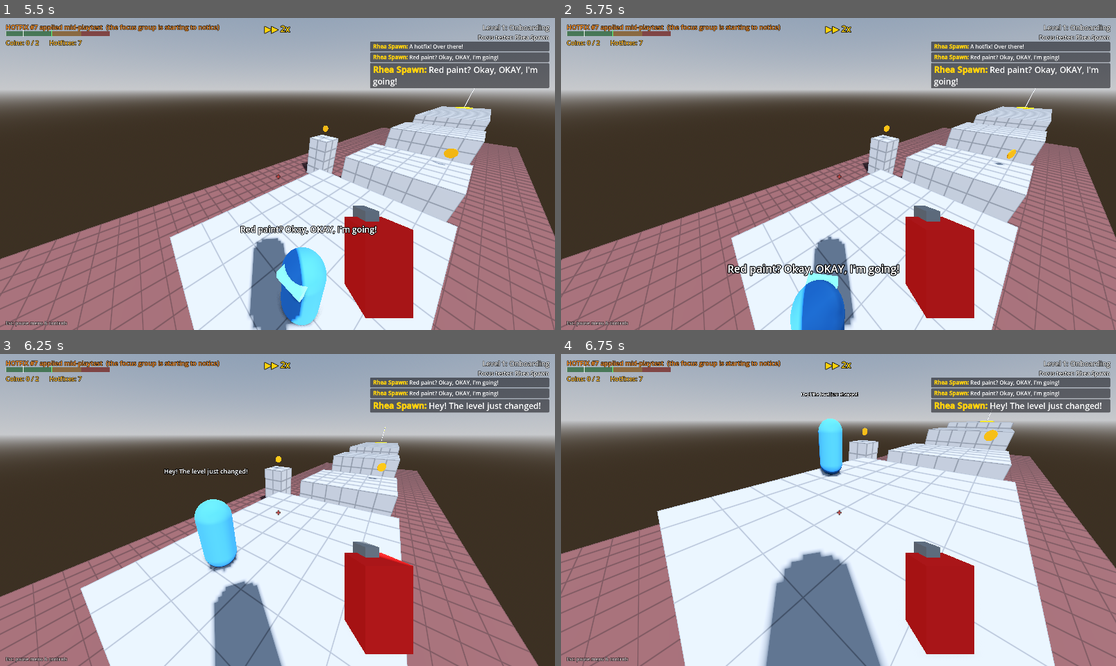
Above: before the commit, frames 1-4 (two rows, left to right).
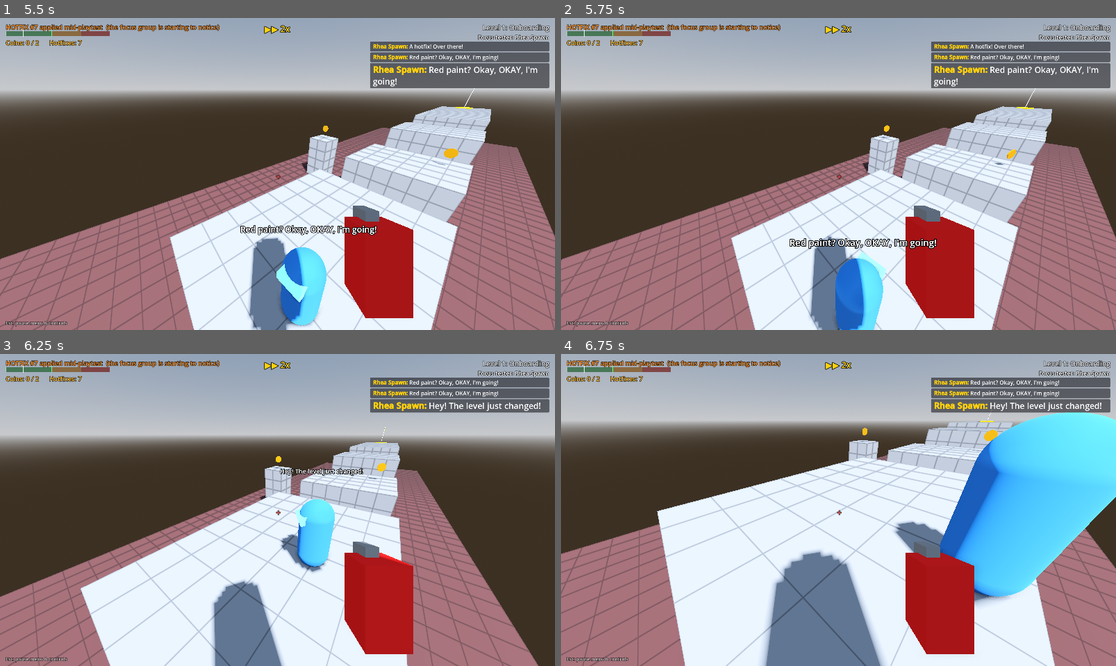
Above: after the commit, the same moments.

Repository: RSghr/yellow-paint
Game: Godot game, scene res://level_select.tscn
The game is run twice, just before and just after one commit, with the same random seed, the same clock (stepped at 60 frames per second) and the same inputs.
Inputs (mouse positions are in pixels of both pictures, inside the frame that each line leads up to):
- Up to frame 1 (5.5 s): click "Start" at 0.5 s; click "Start" at 1.25 s; click (22, 42) at 2.02 s; click "Accept & grab the paint" at 2.75 s; click "Start session" at 3.5 s; tap Enter (start_test) at 4.25 s; move the mouse to (305, 174) at 4.27 s; press the mouse at (305, 174) at 4.28 s; hold T (fast_forward) from 4.28 s (still down); tap Space (jump) at 4.52, 4.55, 4.82, 5.1, 5.27 s; move the mouse to (249, 174) at 5.02 s; release the mouse at (249, 174) at 5.03 s; click (249, 174) at 5.3 s
- Up to frame 2 (5.75 s): keep holding T (fast_forward); tap Space (jump) at 5.57 s
- Up to frame 3 (6.25 s): keep holding T (fast_forward); move the mouse to (288, 503) at 5.77 s; hold Backspace (clear_paint) from 5.78 s (still down); tap Space (jump) at 6.05 s
- Up to frame 4 (6.75 s): keep holding T (fast_forward); move the mouse to (832, 516) at 6.52 s; release Backspace (clear_paint) at 6.53 s; tap Z (lock_mouse) at 6.6 s

Frame 1 is identical in both runs. In frame 2, 3.9% of the frame differs, in the area x 29-68%, y 70-100%; in frame 3, 3.2%; in frame 4, 14%, in the area x 43-100%, y 12-81%.

Commit message:
Look-back now actually walks back to the last splat (breadcrumbs for the way)
The periodic look-back always fell through to a new wander: _wander checked _look_back after _decide(),
but _decide() leaves it on whether or not it found a way, so the walk back was replaced by a wander
every time. Now it checks for a path. And a splat reached only by wandering round corners had no
planned way back: the tester now drops breadcrumbs (every 2.5 m covered since the last new splat),
used as walk-only stepping stones during a look-back.

Maze, Lou with the user's paint: 3/6 -> 11/11 finishes, ~4 min -> ~3.7 min.

Co-Authored-By: Claude Opus 5.5 <noreply@anthropic.com>
Claude-Session: https://claude.ai/code/session_01W5jG8cMnz72ugdxaP4H6QQ

Diff:
--- a/runner.gd
+++ b/runner.gd
@@ -163,6 +163,7 @@
 var _last_jump_desperate := false
 var _too_far_said := {}  ## Spots it already complained were out of reach (cleared on reset).
 var _scan_looks: Array[Vector3] = []  ## Corridor openings still to check during this look-around.
+var _crumbs: Array[Vector3] = []  ## Where it has walked since the last NEW splat (every 2.5 m): its way back there.
 var _link_cache := {}  ## "a|b|jump" -> _link() result between two known spots (cleared when doors move, on reset).
 var _corner_cache := {}  ## "a|b" -> walk point around one corner (or INF): cleared when doors move or on reset.
 var _coin_attention := {}  ## coin instance id -> attention
@@ -264,6 +265,7 @@
 	_seen.clear()
 	_visited.clear()
 	_explored.clear()
+	_crumbs.clear()
 	_furthest = Vector3.INF
 	_retrace_to = Vector3.INF
 	_shaken = false
@@ -562,6 +564,7 @@
 		if _perceive_timer >= PERCEPTION_INTERVAL:
 			if is_on_floor() and state not in [State.WAITING, State.JUMPING]:
 				_mark_spots_underfoot()
+				_drop_crumb()
 			_perceive(_perceive_timer)
 			_perceive_timer = 0.0
 			if debug_view:
@@ -1142,6 +1145,18 @@
 		payload.append(t.host)
 		hot.append(false)
 		jumpable.append(false)
+	if _look_back:
+		# Going back to the last splat: the way it walked from there is a way back, even around corners it
+		# couldn't plan (it found the next splat by wandering). Walk-only stepping stones.
+		for p in _crumbs:
+			if nodes.any(func(q): return q.distance_to(p) < 1.0):
+				continue
+			nodes.append(p)
+			trust.append(99)
+			kinds.append("crumb")
+			payload.append(null)
+			hot.append(false)
+			jumpable.append(false)
 	if _retrace_to != Vector3.INF:
 		# Retracing: the places it got to without paint are stepping stones too (jumping to them is a gamble again).
 		for p in _trail:
@@ -1183,7 +1198,12 @@
 		for v in n:
 			if done[v]:
 				continue
-			var link := _link(nodes[u], nodes[v], jumpable[v]) if u == 0 else _cached_link(nodes[u], nodes[v], jumpable[v])
+			var link: Dictionary
+			if kinds[u] == "crumb" or kinds[v] == "crumb":
+				# Breadcrumbs: plain straight walks only (cheap, and that's how it got from one to the next).
+				link = {cost = nodes[u].distance_to(nodes[v]), jump = false} if _walkable(nodes[u], nodes[v]) else {}
+			else:
+				link = _link(nodes[u], nodes[v], jumpable[v]) if u == 0 else _cached_link(nodes[u], nodes[v], jumpable[v])
 			if link.is_empty():
 				link = _replay_link(nodes[u], nodes[v])
 			if link.is_empty():
@@ -1238,7 +1258,7 @@
 		_advance()
 		return
 	if _look_back:
-		return  # Looking for a way back to the last splat (see below): there's none, the caller carries on.
+		return  # Looking for a way back to the last splat: there's none (empty _path), the caller carries on.
 
 	# Skeptic: it has seen paint but doesn't believe it yet. It stares at it (that counts as a look-around)
 	# until it does, or until it has been lost long enough to improvise instead.
@@ -1404,6 +1424,8 @@
 	if not _is_visited(pos):
 		_visited.append(pos)
 		_furthest = pos
+		_crumbs.clear()  # The way back to the last splat starts here.
+		_crumbs.append(pos)
 		_shaken = false  # New ground: it's over the fall.
 		_walks_since_look = 0
 		_lost_time = 0.0  # A new splat is progress (walking back to one it already knew isn't).
@@ -1681,9 +1703,10 @@
 			_careful_look()
 			return
 		_look_back = true
+		_path.clear()
 		_decide()
-		if not _look_back:
-			return  # Heading back to it.
+		if not _path.is_empty():
+			return  # Heading back to it (_look_back stays on until it gets there).
 		_look_back = false  # No way back to it from here: just keep looking around.
 	_walks_since_look += 1
 	_wanders += 1
@@ -1785,6 +1808,19 @@
 			continue
 		return {cost = a.distance_to(launch) + r + 2.0, jump = true, via = launch}
 	return {}
+
+
+## Leaves a breadcrumb where it stands if none is within 2.5 m (same floor as the last splat), for the way back to the last splat.
+func _drop_crumb() -> void:
+	if _furthest == Vector3.INF:
+		return
+	var f := feet()
+	if _crumbs.size() >= 60 or absf(f.y - _furthest.y) > 0.3:
+		return
+	for c in _crumbs:
+		if c.distance_to(f) < 2.5:
+			return  # Already has one around here: the crumbs cover where it went, not every step.
+	_crumbs.append(f)
 
 
 ## _link() between two fixed spots, remembered: the world only changes when a door moves (cache cleared then).
Not shown, changed: CLAUDE.md
